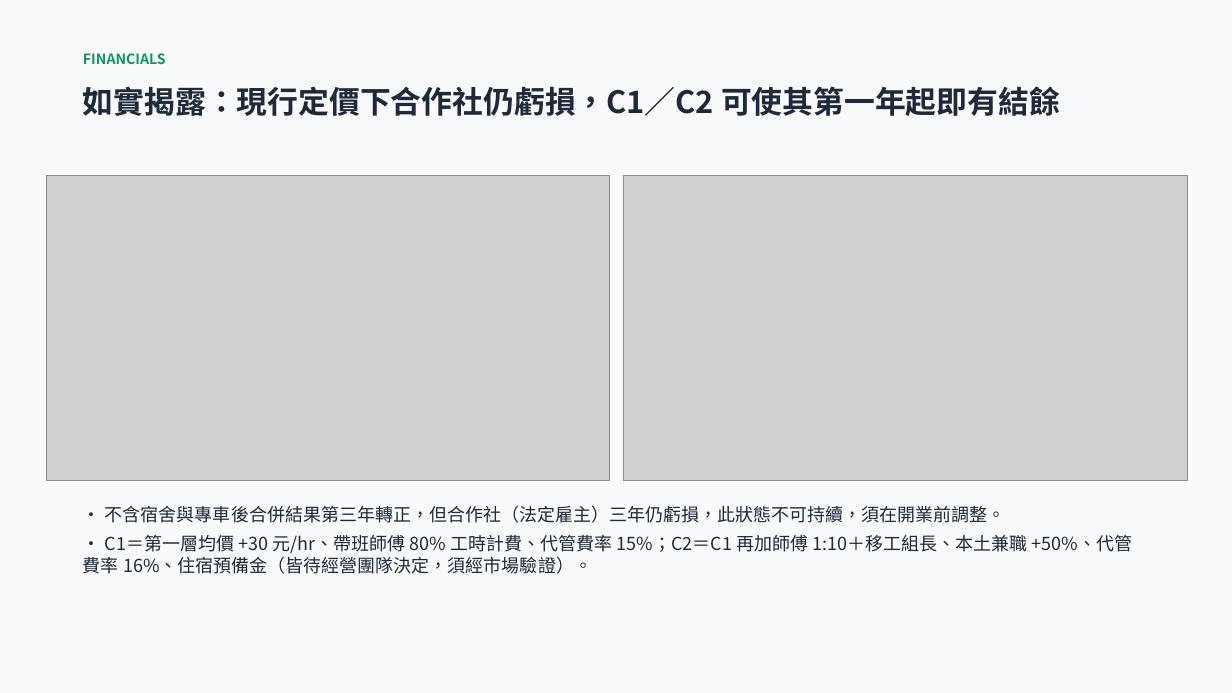
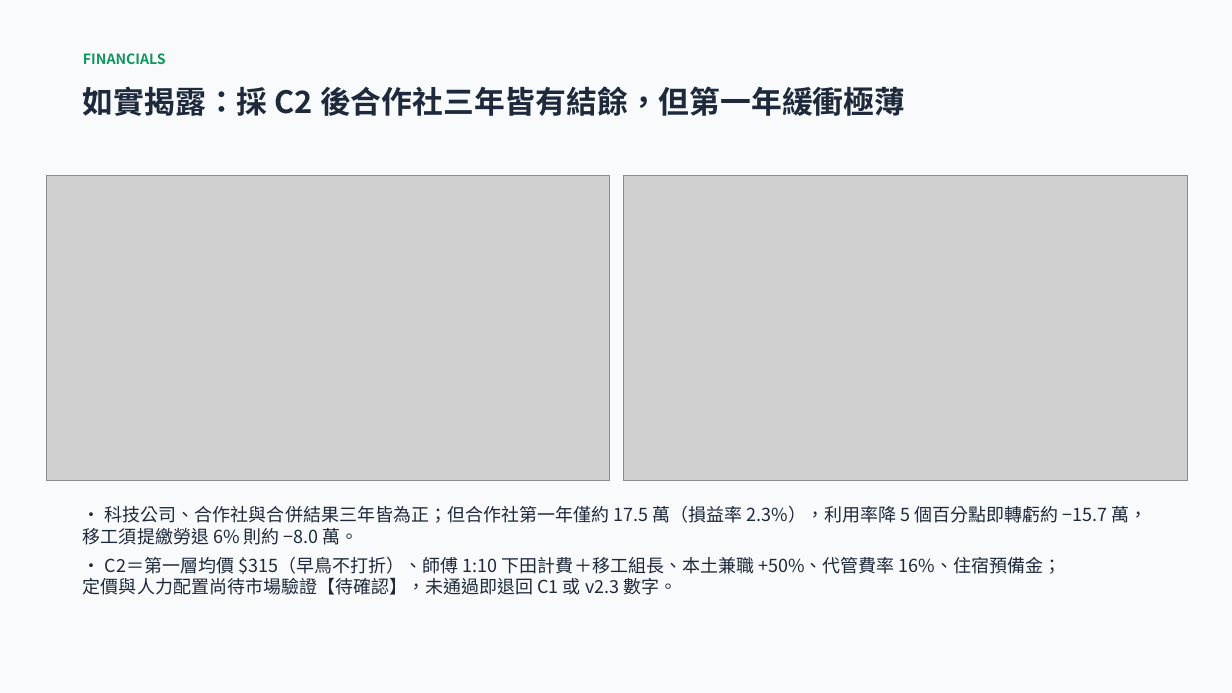
Before and after one commit to xx8888x/agridispatch, a slide deck: slide 8 of 06_簡報與路演Pitch/02_智農派工_Demo簡報_加速器Pitch.pptx. Drawn at 1232x693 pixels with LibreOffice and Linux fonts; fonts in the diff are those of the drawing; grey boxes stand for pictures. Boxes give left, top, right and bottom in pixels: in the first picture for what was removed or moved away, otherwise in the second. Text is boxed around its words. In the diff, an @@ line names an element or a change of style, - is before the commit and + after.

```diff
--- a/06_簡報與路演Pitch/02_智農派工_Demo簡報_加速器Pitch.pptx
+++ b/06_簡報與路演Pitch/02_智農派工_Demo簡報_加速器Pitch.pptx
@@ text at (x1=83, y1=86, x2=905, y2=116): text changed @@
-如實揭露：現行定價下合作社仍虧損，C1／C2 可使其第一年起即有結餘
+如實揭露：採 C2 後合作社三年皆有結餘，但第一年緩衝極薄
@@ text at (x1=83, y1=506, x2=1148, y2=595): text changed @@
-• 不含宿舍與專車後合併結果第三年轉正，但合作社（法定雇主）三年仍虧損，此狀態不可持續，須在開業前調整。
-• C1＝第一層均價 +30 元/hr、帶班師傅 80% 工時計費、代管費率 15%；C2＝C1 再加師傅 1:10＋移工組長、本土兼職 +50%、代管費率 16%、住宿預備金（皆待經營團隊決定，須經市場驗證）。
+• 科技公司、合作社與合併結果三年皆為正；但合作社第一年僅約 17.5 萬（損益率 2.3%），利用率降 5 個百分點即轉虧約 −15.7 萬，移工須提繳勞退 6% 則約 −8.0 萬。
+• C2＝第一層均價 $315（早鳥不打折）、師傅 1:10 下田計費＋移工組長、本土兼職 +50%、代管費率 16%、住宿預備金；
+定價與人力配置尚待市場驗證【待確認】，未通過即退回 C1 或 v2.3 數字。
```
Also in this commit, not shown: 3 other slides changed, 28 other files.
